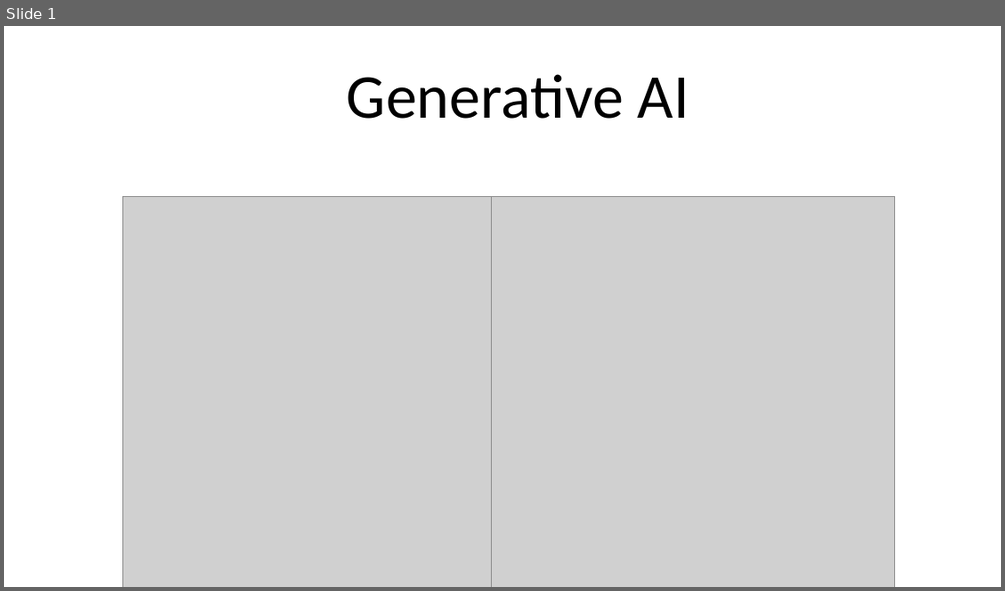
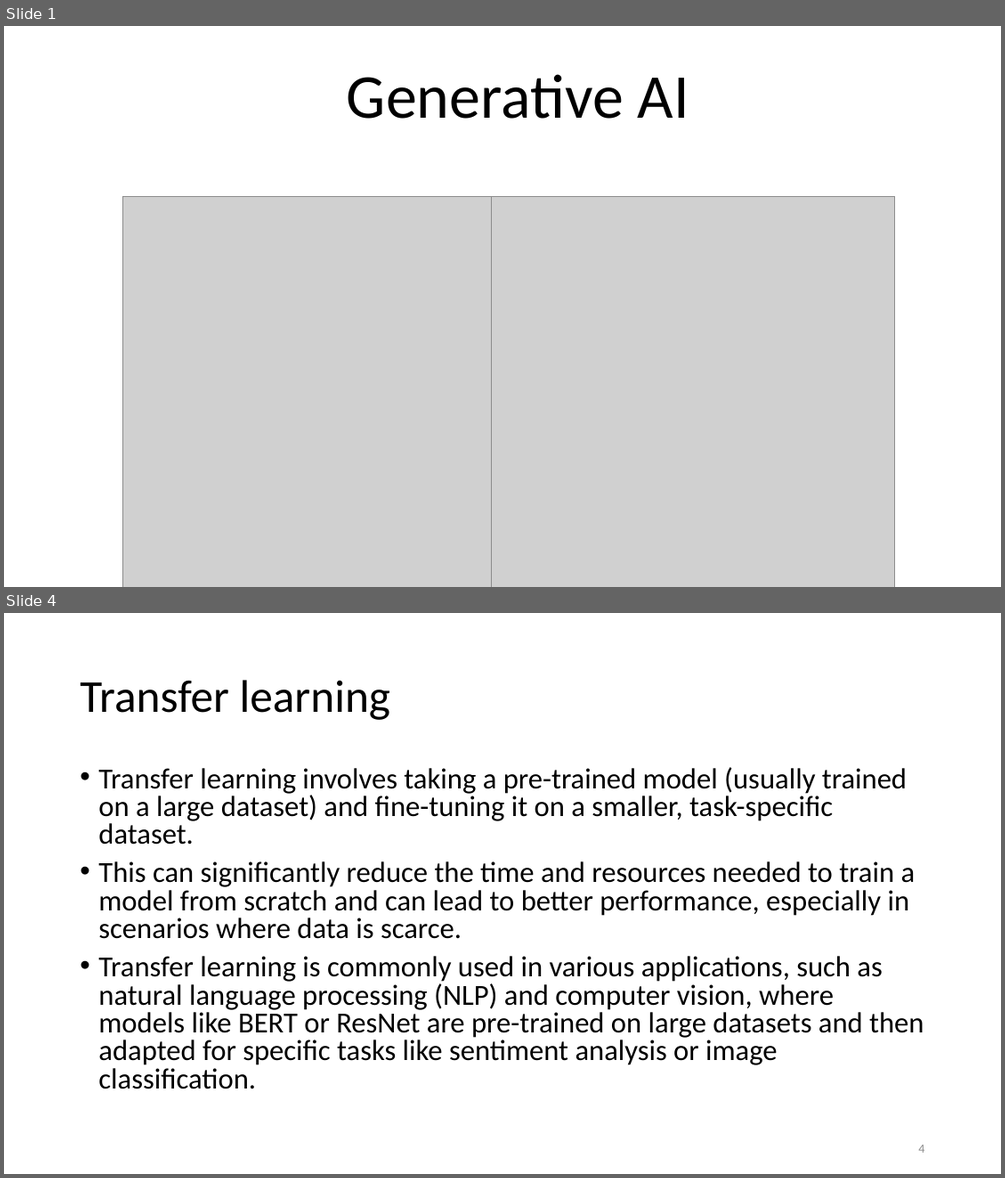
Before and after one commit to motazsaad/NLP-Seminar, a slide deck: slides/LLMs/Transfer learning (finetunning).pptx. Shown one above the other, each under a label of ours: slide 1 before the commit, slides 1 and 4 after it; the slides between them are not shown. The pictures are 1005x591 and 1005x1178 pixels, drawn with LibreOffice and Linux fonts; fonts in the diff are those of the drawing; grey boxes stand for pictures. Boxes give left, top, right and bottom in pixels: in the first picture for what was removed or moved away, otherwise in the second. Text is boxed around its words. In the diff, an @@ line names an element or a change of style, - is before the commit and + after.

```diff
--- a/slides/LLMs/Transfer learning (finetunning).pptx
+++ b/slides/LLMs/Transfer learning (finetunning).pptx
@@ slide 4 added at [4,613,1001,1174], background #FFFFFF @@
@@ title added at [80,680,390,720], 44 pt, text #000000 @@
+Transfer learning
@@ text added at [98,767,923,1089], 28 pt, text #000000 @@
+• Transfer learning involves taking a pre-trained model (usually trained on a large dataset) and fine-tuning it on a smaller, task-specific dataset.
+• This can significantly reduce the time and resources needed to train a model from scratch and can lead to better performance, especially in scenarios where data is scarce.
+• Transfer learning is commonly used in various applications, such as natural language processing (NLP) and computer vision, where models like BERT or ResNet are pre-trained on large datasets and then adapted for specific tasks like sentiment analysis or image classification.
@@ page number added at [918,1144,924,1152], 12 pt, text #8C8C8C @@
+4
```
Also in this commit, not shown: 16 other slides added.
